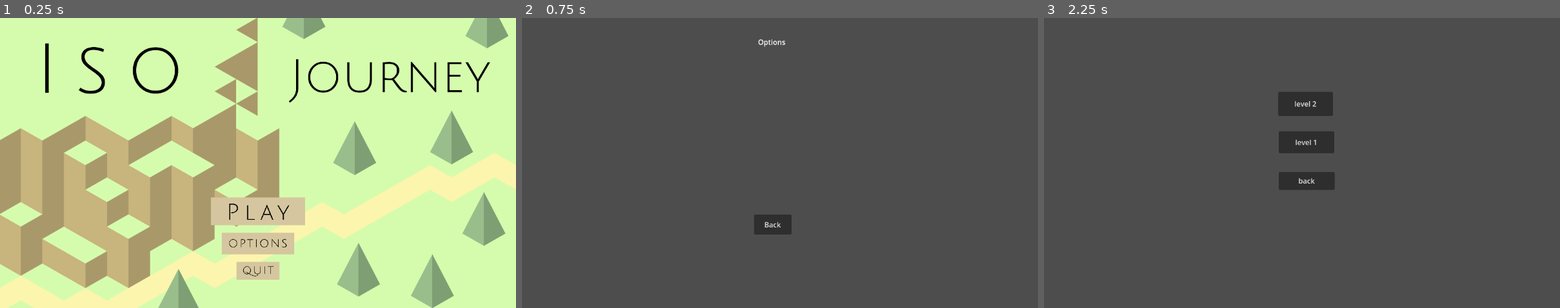
Above: before the commit, frames 1-3 (left to right).
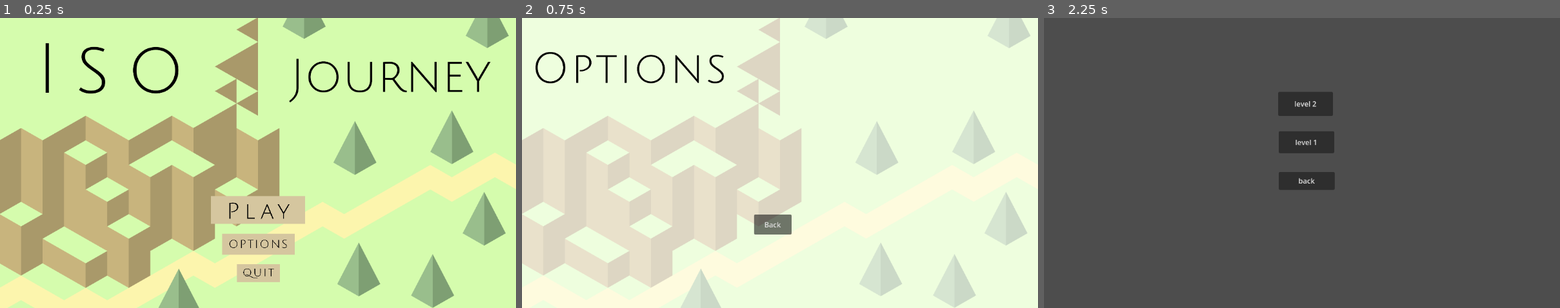
Above: after the commit, the same moments.

Repository: Jnight1104/Iso-Journey
Game: Godot game, scene res://Scenes/Main_menu.tscn
Same seed, same stepped clock (60 frames per second), same inputs: the game is played once before the commit and once after it. The project has no main scene, so this scene is started directly.
Inputs (mouse positions are in pixels of both pictures, inside the frame that each line leads up to; where the layout moved, square brackets give the same spot in the first picture):
- Up to frame 1 (0.25 s): no input
- Up to frame 2 (0.75 s): click (780, 244) at 0.5 s
- Up to frame 3 (2.25 s): click "Back" at 1.25 s; click (1302, 209) [1302, 212] at 2 s

The runs differ from the first frame. In frame 1, 2.0% of the frame differs, in the area x 0-100%, y 0-100%; in frame 2, 100%; in frame 3, nothing differs.

Commit message:
Implemented main menu button darkening on mouse hover

Diff:
--- a/Scenes/Main_menu.tscn
+++ b/Scenes/Main_menu.tscn
@@ -16,51 +16,47 @@
 script = ExtResource("1_16354")
 
 [node name="Background" type="Sprite2D" parent="."]
-position = Vector2(575.4, 342.5)
+position = Vector2(576, 342)
 scale = Vector2(0.429375, 0.429375)
 texture = ExtResource("2_7cq6n")
 
 [node name="Play" type="Button" parent="."]
 layout_mode = 0
-offset_left = 472.0
-offset_top = 402.0
-offset_right = 680.0
-offset_bottom = 462.0
-text = "Play
-"
+offset_left = 470.5
+offset_top = 398.0
+offset_right = 2158.5
+offset_bottom = 902.0
+scale = Vector2(0.125, 0.125)
+icon = ExtResource("3_ji11d")
+flat = true
+icon_alignment = 1
+
+[node name="Options" type="Button" parent="."]
+layout_mode = 0
+offset_left = 494.5
+offset_top = 481.0
+offset_right = 1694.5
+offset_bottom = 841.0
+scale = Vector2(0.136, 0.136)
+icon = ExtResource("4_3wbhg")
+flat = true
 
 [node name="Quit" type="Button" parent="."]
 layout_mode = 0
-offset_left = 529.0
-offset_top = 546.0
-offset_right = 623.0
-offset_bottom = 584.0
-text = "quit
-"
-
-[node name="Options" type="Button" parent="."]
-layout_mode = 0
-offset_left = 496.0
-offset_top = 481.0
-offset_right = 656.0
-offset_bottom = 527.0
-text = "Options"
-
-[node name="Play2" type="Sprite2D" parent="."]
-position = Vector2(576, 432)
-scale = Vector2(0.125, 0.125)
-texture = ExtResource("3_ji11d")
-
-[node name="Options2" type="Sprite2D" parent="."]
-position = Vector2(576, 504)
-scale = Vector2(0.136364, 0.136364)
-texture = ExtResource("4_3wbhg")
-
-[node name="Quit2" type="Sprite2D" parent="."]
-position = Vector2(576, 565)
-scale = Vector2(0.131579, 0.131579)
-texture = ExtResource("5_ocotf")
+offset_left = 527.5
+offset_top = 549.0
+offset_right = 1263.5
+offset_bottom = 861.0
+scale = Vector2(0.132, 0.132)
+icon = ExtResource("5_ocotf")
+flat = true
 
 [connection signal="button_up" from="Play" to="." method="_play_button_pressed"]
+[connection signal="mouse_entered" from="Play" to="." method="_play_mouse_entered"]
+[connection signal="mouse_exited" from="Play" to="." method="_play_mouse_exited"]
+[connection signal="button_up" from="Options" to="." method="_options_button_pressed"]
+[connection signal="mouse_entered" from="Options" to="." method="_options_mouse_entered"]
+[connection signal="mouse_exited" from="Options" to="." method="_options_mouse_exited"]
 [connection signal="button_up" from="Quit" to="." method="_quit_button_pressed"]
-[connection signal="button_up" from="Options" to="." method="_options_button_pressed"]
+[connection signal="mouse_entered" from="Quit" to="." method="_quit_mouse_entered"]
+[connection signal="mouse_exited" from="Quit" to="." method="_quit_mouse_exited"]
--- a/Scenes/Options_menu.tscn
+++ b/Scenes/Options_menu.tscn
@@ -1,6 +1,7 @@
-[gd_scene load_steps=2 format=3 uid="uid://lgjpuypbxeb5"]
+[gd_scene load_steps=3 format=3 uid="uid://lgjpuypbxeb5"]
 
 [ext_resource type="Script" path="res://Scripts/options_menu.gd" id="1_f78ui"]
+[ext_resource type="Texture2D" uid="uid://bxtye6a6p8oga" path="res://Assets/Options menu.png" id="2_6x3nn"]
 
 [node name="Control" type="Control"]
 layout_mode = 3
@@ -11,13 +12,10 @@
 grow_vertical = 2
 script = ExtResource("1_f78ui")
 
-[node name="Label" type="Label" parent="."]
-layout_mode = 0
-offset_left = 527.0
-offset_top = 42.0
-offset_right = 589.0
-offset_bottom = 65.0
-text = "Options"
+[node name="Background" type="Sprite2D" parent="."]
+position = Vector2(576, 342)
+scale = Vector2(0.429, 0.429)
+texture = ExtResource("2_6x3nn")
 
 [node name="Back" type="Button" parent="."]
 layout_mode = 0
--- a/Scripts/main_menu.gd
+++ b/Scripts/main_menu.gd
@@ -1,9 +1,15 @@
 extends Control
+
+const TRANSPARENT : Color = Color(1, 1, 1, 1)
+const DARKENED : Color = Color(0.9, 0.9, 0.9, 1)
+const BASE_POSITION : Vector2 = Vector2(575.4, 342.5)
 
 
 # Called when the node enters the scene tree for the first time.
 func _ready():
-	pass # Replace with function body.
+	$Play.set_modulate(TRANSPARENT)
+	$Options.set_modulate(TRANSPARENT)
+	$Quit.set_modulate(TRANSPARENT)
 
 
 # Navigation to the level select screen when play is pressed
@@ -18,3 +24,27 @@
 
 func _options_button_pressed():
 	get_tree().change_scene_to_file("res://Scenes/Options_menu.tscn")
+
+
+func _play_mouse_entered():
+	$Play.set_modulate(DARKENED)
+
+
+func _play_mouse_exited():
+	$Play.set_modulate(TRANSPARENT)
+
+
+func _options_mouse_entered():
+	$Options.set_modulate(DARKENED)
+
+
+func _options_mouse_exited():
+	$Options.set_modulate(TRANSPARENT)
+
+
+func _quit_mouse_entered():
+	$Quit.set_modulate(DARKENED)
+
+
+func _quit_mouse_exited():
+	$Quit.set_modulate(TRANSPARENT)
